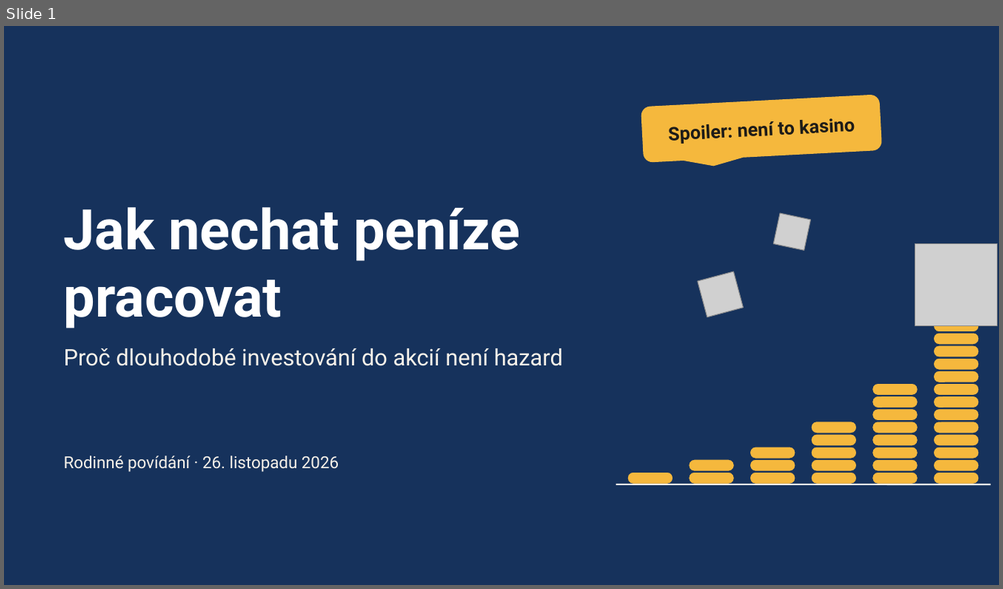
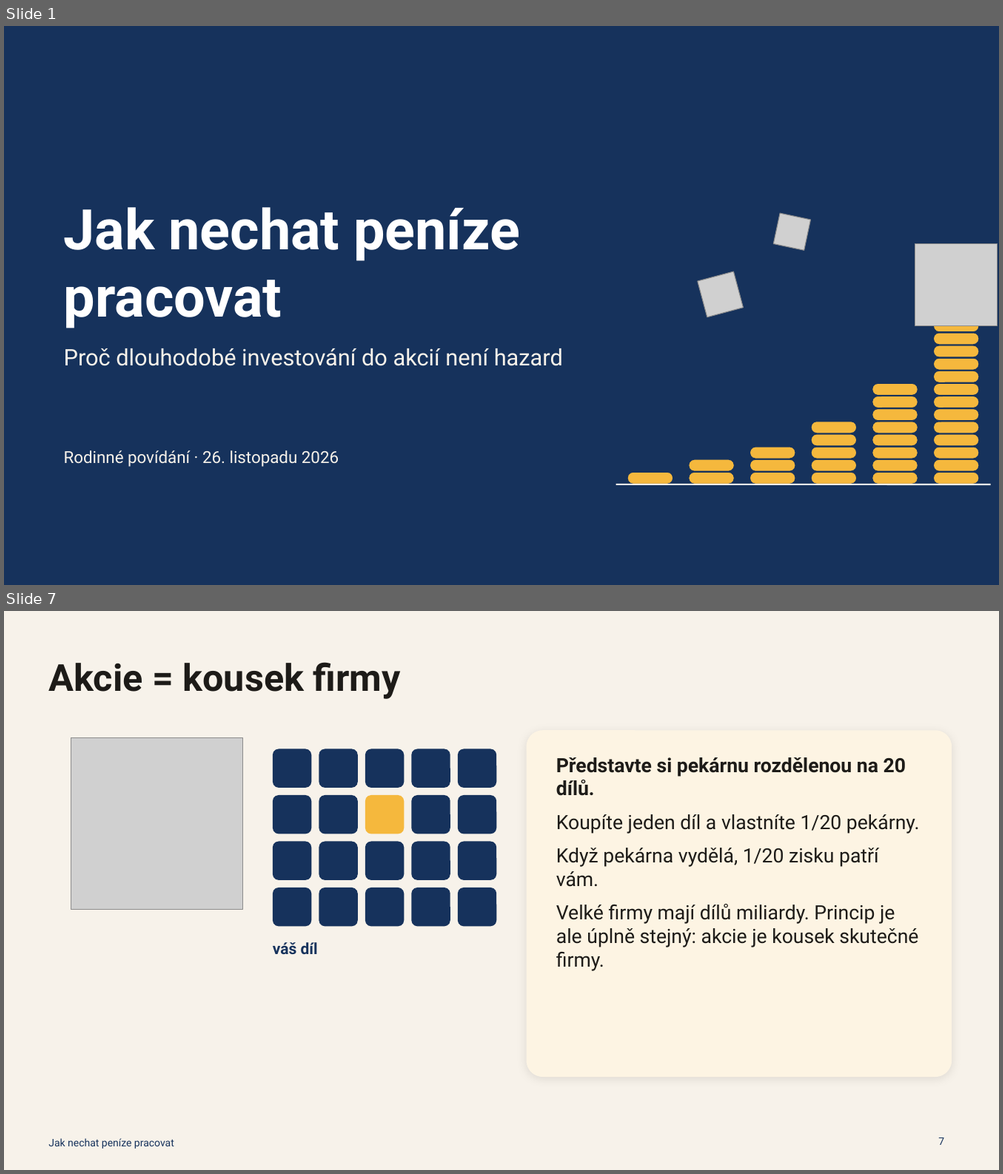
Before and after one commit to TomasMichal/kalkulacky, a slide deck: prezentace/jak-nechat-penize-pracovat.pptx. Shown one above the other, each under a label of ours: slide 1 before the commit, slides 1 and 7 after it; the slides between them are not shown. The pictures are 1003x589 and 1003x1174 pixels, drawn with LibreOffice and Linux fonts; fonts in the diff are those of the drawing; grey boxes stand for pictures. Boxes give left, top, right and bottom in pixels: in the first picture for what was removed or moved away, otherwise in the second. Text is boxed around its words. In the diff, an @@ line names an element or a change of style, - is before the commit and + after.

```diff
--- a/prezentace/jak-nechat-penize-pracovat.pptx
+++ b/prezentace/jak-nechat-penize-pracovat.pptx
@@ slide 7 added at (4,611,999,1170), background #F7F2EA @@
@@ title added at (48,662,401,699), 36 pt, text #1D1B18, bold @@
+Akcie = kousek firmy
@@ picture added at (71,738,243,909) @@
@@ rounded rectangle added at (526,730,951,1077), fill #FFFFFF @@
@@ rounded rectangle added at (526,730,951,1077), fill #F5B83D at 14% opacity @@
@@ rounded rectangle added at (273,749,311,788), fill #16325C @@
@@ rounded rectangle added at (318,749,358,788), fill #16325C @@
@@ rounded rectangle added at (365,749,404,788), fill #16325C @@
@@ rounded rectangle added at (412,749,450,788), fill #16325C @@
@@ rounded rectangle added at (458,749,496,788), fill #16325C @@
@@ text added at (556,758,919,971), 19 pt, text #1D1B18 @@
+Představte si pekárnu rozdělenou na 20 dílů.
+Koupíte jeden díl a vlastníte 1/20 pekárny.
+Když pekárna vydělá, 1/20 zisku patří vám.
+Velké firmy mají dílů miliardy. Princip je ale úplně stejný: akcie je kousek skutečné firmy.
@@ rounded rectangle added at (273,795,311,834), fill #16325C @@
@@ rounded rectangle added at (318,795,358,834), fill #16325C @@
@@ rounded rectangle added at (365,795,404,834), fill #F5B83D @@
@@ rounded rectangle added at (412,795,450,834), fill #16325C @@
@@ rounded rectangle added at (458,795,496,834), fill #16325C @@
@@ rounded rectangle added at (273,842,311,880), fill #16325C @@
@@ rounded rectangle added at (318,842,358,880), fill #16325C @@
@@ rounded rectangle added at (365,842,404,880), fill #16325C @@
@@ rounded rectangle added at (412,842,450,880), fill #16325C @@
@@ rounded rectangle added at (458,842,496,880), fill #16325C @@
@@ rounded rectangle added at (273,888,311,926), fill #16325C @@
@@ rounded rectangle added at (318,888,358,926), fill #16325C @@
@@ rounded rectangle added at (365,888,404,926), fill #16325C @@
@@ rounded rectangle added at (412,888,450,926), fill #16325C @@
@@ rounded rectangle added at (458,888,496,926), fill #16325C @@
@@ text added at (273,943,318,954), 15 pt, text #16325C, bold @@
+váš díl
@@ text added at (48,1139,174,1149), 10 pt, text #16325C @@
+Jak nechat peníze pracovat
@@ page number added at (938,1138,944,1145), 10 pt, text #16325C @@
+7
@@ slide 1 changed as well @@
@@ rounded speech box removed at (640,94,882,163) @@
-Spoiler: není to kasino
@@ text "Rodinné povídání · 26. listopadu ..." at (64,451,338,467): vertical alignment middle to top @@
```
Also in this commit, not shown: 2 other slides changed, 51 other slides added, 33 other files.
